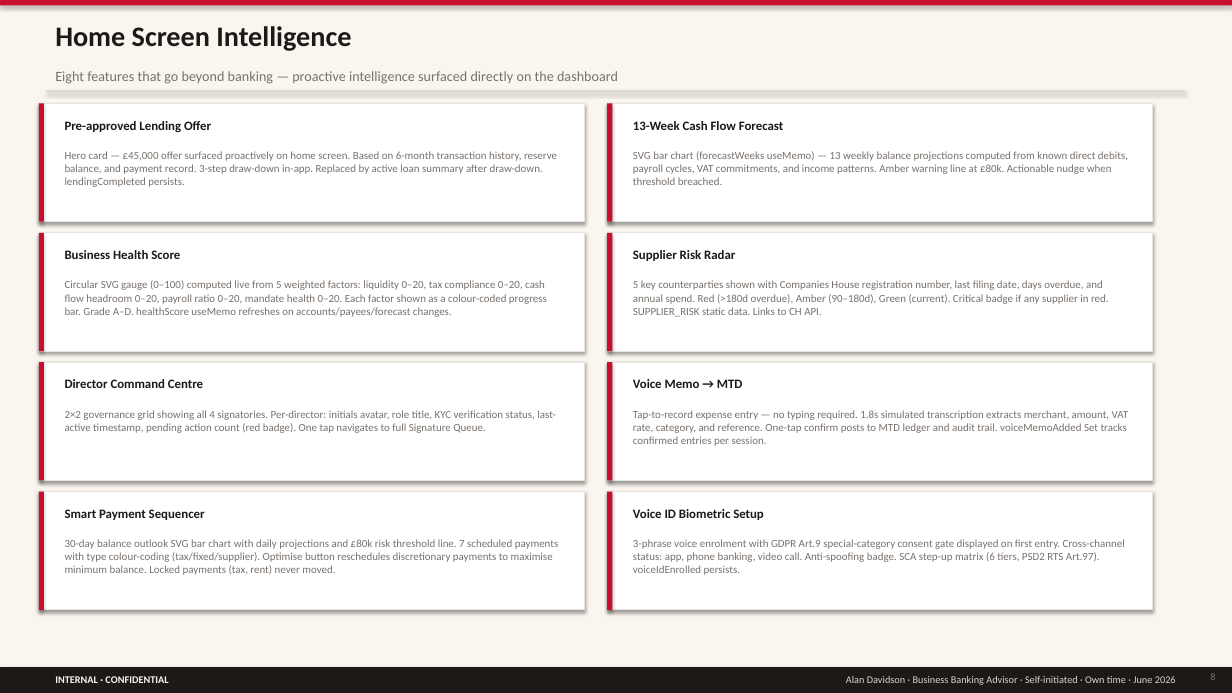
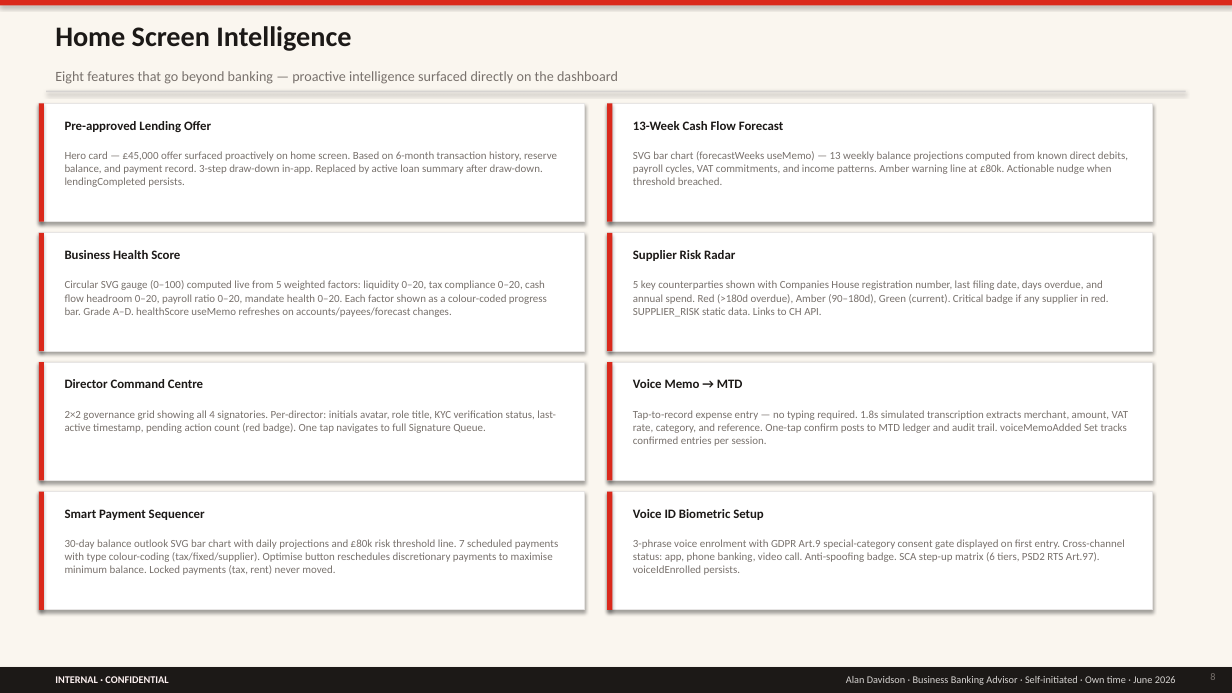
Before and after one commit to imscots-ui/santander, a slide deck: slide 8 of Santander_Project_Record.pptx. Drawn at 1232x693 pixels with LibreOffice and Linux fonts; fonts in the diff are those of the drawing. Boxes give left, top, right and bottom in pixels: in the first picture for what was removed or moved away, otherwise in the second. Text is boxed around its words. In the diff, an @@ line names an element or a change of style, - is before the commit and + after.

```diff
--- a/Santander_Project_Record.pptx
+++ b/Santander_Project_Record.pptx
@@ fill #C8102E to #DA291C in 9 elements at bbox=[0, 0, 1232, 6], bbox=[39, 104, 44, 222], bbox=[607, 104, 613, 222], bbox=[39, 233, 44, 351], bbox=[607, 233, 613, 351], bbox=[39, 362, 44, 481], bbox=[607, 362, 613, 481], bbox=[39, 492, 44, 610], bbox=[607, 492, 613, 610] @@
```
Also in this commit, not shown: 13 other slides changed, 16 other files.
